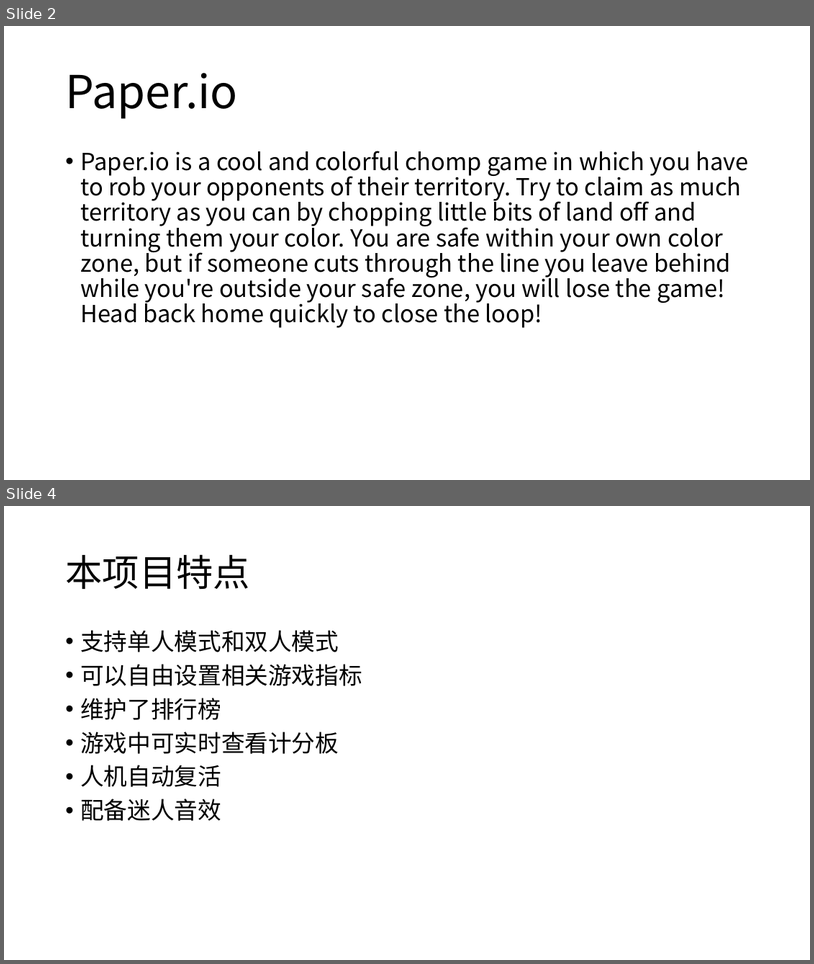
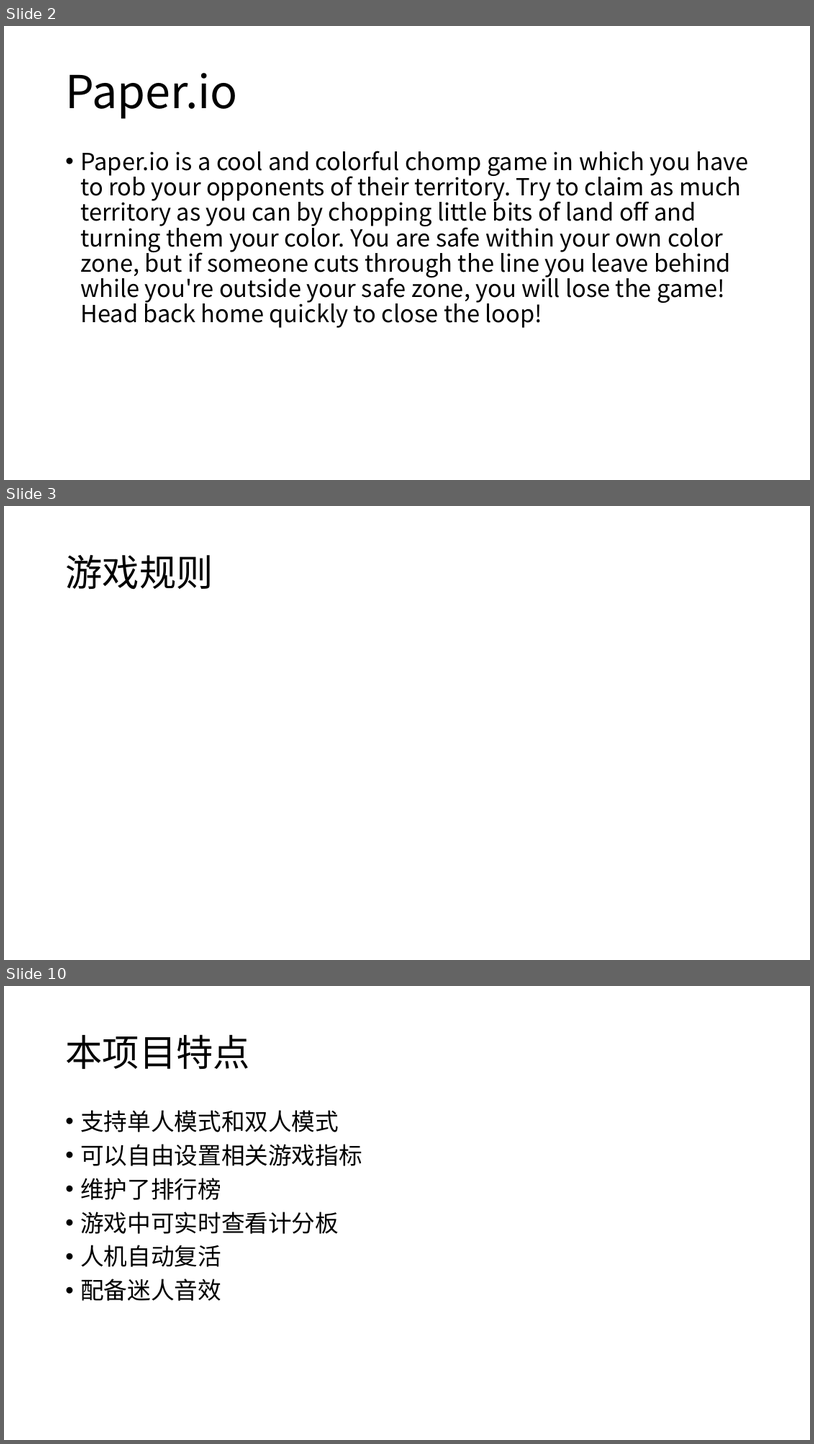
Before and after one commit to Rainy-Sky/javawork, a slide deck: ppt/Java-paprtio.pptx. Shown one above the other, each under a label of ours: slides 2 and 4 before the commit, slides 2, 3 and 10 after it; the slides between them are not shown. The pictures are 814x964 and 814x1444 pixels, drawn with LibreOffice and Linux fonts; fonts in the diff are those of the drawing. Boxes give left, top, right and bottom in pixels: in the first picture for what was removed or moved away, otherwise in the second. Text is boxed around its words. In the diff, an @@ line names an element or a change of style, - is before the commit and + after.

```diff
--- a/ppt/Java-paprtio.pptx
+++ b/ppt/Java-paprtio.pptx
@@ slide 3 added at <box>4,506,810,960</box>, background #FFFFFF @@
@@ title added at <box>65,555,213,590</box>, 44 pt, text #000000 @@
+游戏规则
@@ what was slide 4 is now slide 10 @@
```
Also in this commit, not shown: 1 slide changed, 5 other slides added.
